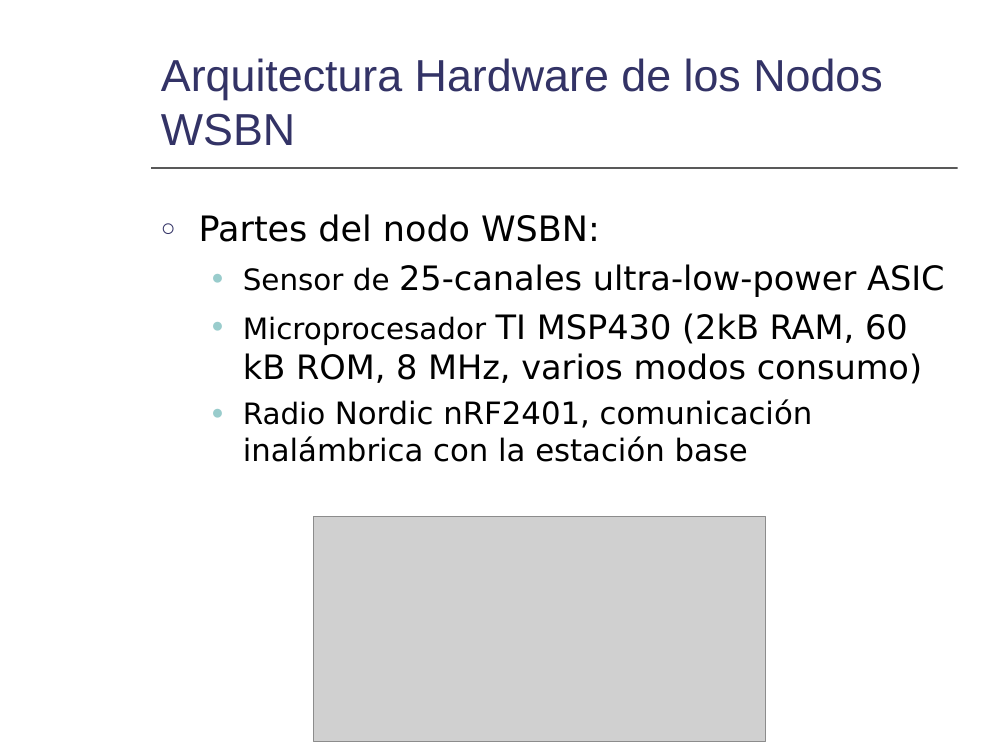
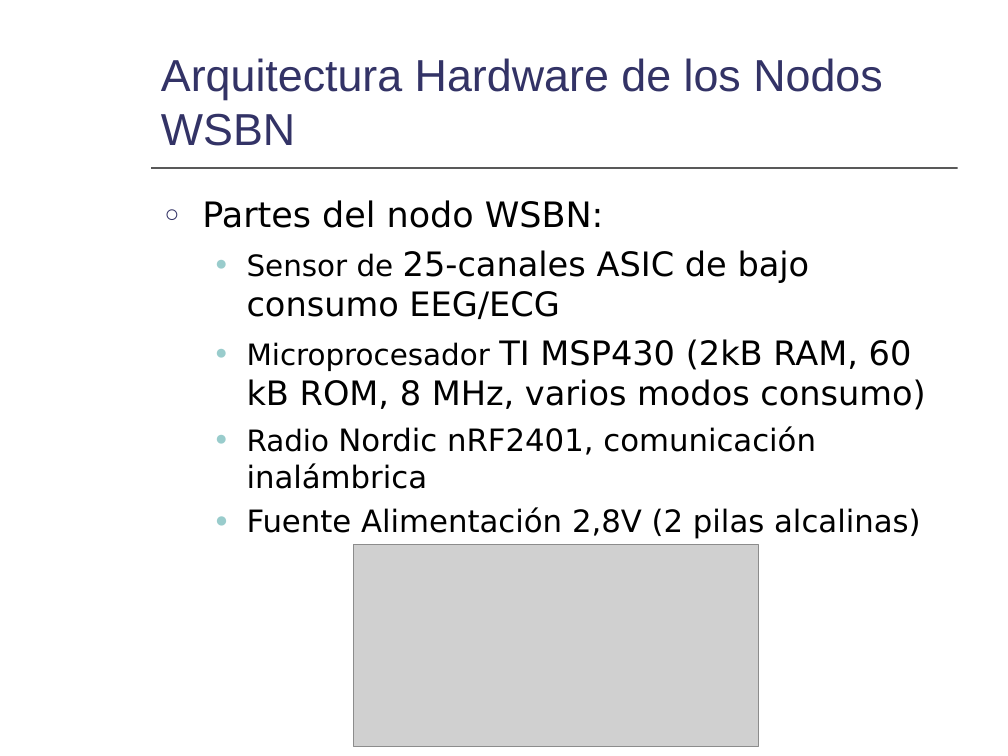
Before and after one commit to mmja/redsensores, a slide deck: slide 5 of Memoria/Consumo.ppt (slide 4 before the commit). Drawn at 1008x756 pixels with LibreOffice and Linux fonts; fonts in the diff are those of the drawing; grey boxes stand for pictures. Boxes give left, top, right and bottom in pixels: in the first picture for what was removed or moved away, otherwise in the second. Text is boxed around its words. In the diff, an @@ line names an element or a change of style, - is before the commit and + after.

```diff
--- a/Memoria/Consumo.ppt
+++ b/Memoria/Consumo.ppt
@@ text "Partes del nodo WSBN:": place and size @@
-text "Partes del nodo WSBN:" at (199,214,945,462)
+text "Partes del nodo WSBN:" at (202,200,925,539)
@@ text at (247,250,810,319): text changed @@
-  ● Sensor de 25-canales ultra-low-power ASIC
+  ● Sensor de 25-canales ASIC de bajo consumo EEG/ECG
@@ text at (247,426,921,539): text changed @@
-  ● Radio Nordic nRF2401, comunicación inalámbrica con la estación base
+  ● Radio Nordic nRF2401, comunicación inalámbrica
+  ● Fuente Alimentación 2,8V (2 pilas alcalinas)
@@ picture: place and size @@
-picture at (313,516,766,741)
+picture at (354,544,759,746)
```
Also in this commit, not shown: 5 other slides changed, 6 slides added, 4 slides removed.
